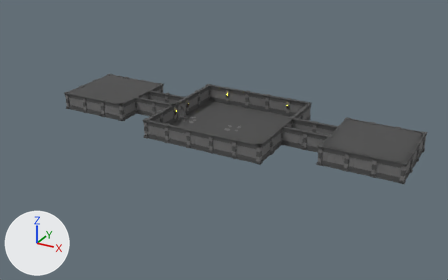
A saved change to the Blender file Dengeon/dungeon1.blend.
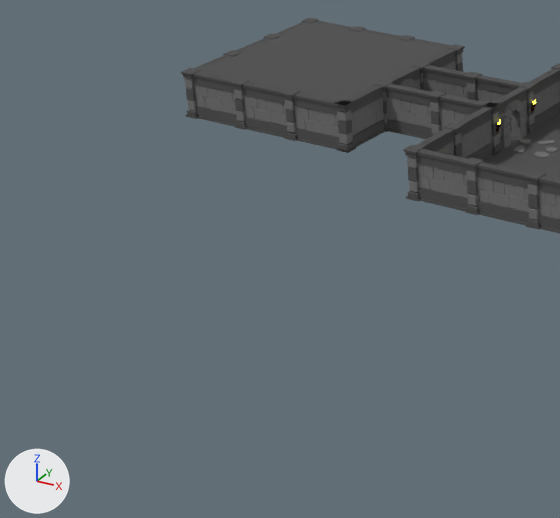
The first picture shows the older version from a camera (50 mm lens) standing at (63.3, -82.7, 39.9) and looking at (20.9, -5.7, 1.4). The close-ups show both versions on the part from 0% to 44% of the width and 24% to 89% of the height of that picture; other places that the commit changed are outside them. Every picture has the same lights, and +X, +Y and +Z are marked at lower left.

Before the edit, the objects in view are built like this:
```python
me_cube_050 = bpy.data.meshes.new('Cube.050')
me_cube_050.from_pydata(...)  # 434 vertices, 333 faces; spans x -0.42..0.42, y -0.42..4.01, z -1.53..1.51
# faces by material slot: [87, 246]
me_cube_050.materials.append(mat_gray)  # dark grey #4f4f4f
me_cube_050.materials.append(mat_light_grey)  # grey #727272
me_plane_003 = bpy.data.meshes.new('Plane.003')
me_plane_003.from_pydata([(-2.0, -2.0, 0.0), (2.0, -2.0, 0.0), (-2.0, 2.0, 0.0), (2.0, 2.0, 0.0)], [], [(0, 1, 3, 2)])
me_plane_003.materials.append(mat_gray)  # dark grey #4f4f4f
ob_pillar_040 = bpy.data.objects.new('Pillar.040', me_cube_050)
ob_pillar_040.location = (0.0, 8.0, 1.53)
ob_pillar_040.rotation_euler = (0.0, 0.0, -3.142)  # degrees (0, 0, -180)
ob_plane_041 = bpy.data.objects.new('Plane.041', me_plane_003)
ob_plane_041.location = (-10.0, 6.0, 3.0)
ob_plane_042 = bpy.data.objects.new('Plane.042', me_plane_003)
ob_plane_042.location = (-10.0, 2.0, 3.0)
ob_plane_044 = bpy.data.objects.new('Plane.044', me_plane_003)
ob_plane_044.location = (-6.0, 6.0, 3.0)
ob_plane_045 = bpy.data.objects.new('Plane.045', me_plane_003)
ob_plane_045.location = (-6.0, 2.0, 3.0)
ob_plane_046 = bpy.data.objects.new('Plane.046', me_plane_003)
ob_plane_046.location = (-6.0, -2.0, 3.0)
ob_plane_047 = bpy.data.objects.new('Plane.047', me_plane_003)
ob_plane_047.location = (-2.0, 6.0, 3.0)
ob_plane_048 = bpy.data.objects.new('Plane.048', me_plane_003)
ob_plane_048.location = (-2.0, 2.0, 3.0)
ob_plane_049 = bpy.data.objects.new('Plane.049', me_plane_003)
ob_plane_049.location = (-2.0, -2.0, 3.0)
# also in view: 'Tile 1' at (10.0, 2.0, 0.0); 'Door' at (8.0, 1.8, 1.5); 'Pillar.011' at (6.2, 0.0, 1.5); 'Pillar.021' at (18.2, -8.0, 1.5); 'Pillar.016' at (8.0, -2.2, 1.5)
```
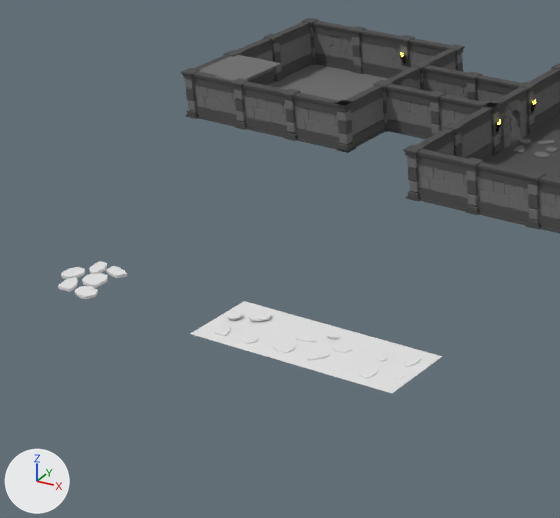
Diff of the bpy script that builds the scene:
```diff
--- a/Dengeon/dungeon1.blend.py
+++ b/Dengeon/dungeon1.blend.py
@@ me_plane_003 @@
 me_plane_003.from_pydata(...)  # 4 vertices, 1 face; spans x -2.0..2.0, y -2.0..2.0, z 0.0
-me_plane_003.materials.append(mat_gray)  # dark grey #4f4f4f
+me_plane_003.materials.append(mat_light_grey)  # grey #727272
@@ ob_tile_1_001 @@
 ob_tile_1_001 = bpy.data.objects.new('Tile 1.001', me_plane_010)
-ob_tile_1_001.location = (10.0, -10.0, 0.0)
-ob_tile_1_001.hide_set(True)  # its collection is switched off
+ob_tile_1_001.location = (10.0, -24.88, 0.0)
@@ ob_tile_2 @@
 ob_tile_2 = bpy.data.objects.new('Tile 2', me_plane_005)
-ob_tile_2.location = (14.0, -10.0, 0.0)
-ob_tile_2.hide_set(True)  # its collection is switched off
+ob_tile_2.location = (14.0, -24.88, 0.0)
@@ ob_tile_3 @@
 ob_tile_3 = bpy.data.objects.new('Tile 3', me_plane_006)
-ob_tile_3.location = (18.0, -10.0, 0.0)
-ob_tile_3.hide_set(True)  # its collection is switched off
+ob_tile_3.location = (18.0, -24.88, 0.0)
@@ ob_cube @@
 ob_cube = bpy.data.objects.new('Cube', me_cube_040)
-ob_cube.location = (-0.25, -11.26, 0.0)
+ob_cube.location = (-0.25, -24.71, 0.0)
 ob_cube.scale = (0.634, 0.634, 0.0731)
-ob_cube.hide_set(True)  # its collection is switched off
@@ ob_cube_001 @@
 ob_cube_001 = bpy.data.objects.new('Cube.001', me_cube_041)
-ob_cube_001.location = (-1.85, -11.26, 0.0)
+ob_cube_001.location = (-1.85, -24.7, 0.0)
 ob_cube_001.scale = (0.634, 0.634, 0.0731)
-ob_cube_001.hide_set(True)  # its collection is switched off
@@ ob_cube_002 @@
 ob_cube_002 = bpy.data.objects.new('Cube.002', me_cube_042)
-ob_cube_002.location = (0.38, -12.73, 0.0)
+ob_cube_002.location = (0.38, -26.18, 0.0)
 ob_cube_002.rotation_euler = (0.0, 0.0, -1.046)  # degrees (0, 0, -60)
 ob_cube_002.scale = (0.634, 0.634, 0.0731)
-ob_cube_002.hide_set(True)  # its collection is switched off
@@ ob_cube_003 @@
 ob_cube_003 = bpy.data.objects.new('Cube.003', me_cube_043)
-ob_cube_003.location = (-1.04, -12.22, 0.0)
+ob_cube_003.location = (-1.04, -25.67, 0.0)
 ob_cube_003.scale = (0.634, 0.634, 0.0731)
-ob_cube_003.hide_set(True)  # its collection is switched off
@@ ob_cube_004 @@
 ob_cube_004 = bpy.data.objects.new('Cube.004', me_cube_044)
-ob_cube_004.location = (-1.32, -10.21, 0.0)
+ob_cube_004.location = (-1.32, -23.65, 0.0)
 ob_cube_004.scale = (0.634, 0.634, 0.0731)
-ob_cube_004.hide_set(True)  # its collection is switched off
@@ ob_cube_005 @@
 ob_cube_005 = bpy.data.objects.new('Cube.005', me_cube_045)
-ob_cube_005.location = (0.06, -10.17, 0.0)
+ob_cube_005.location = (0.06, -23.61, 0.0)
 ob_cube_005.rotation_euler = (0.0, 0.0, -1.046)  # degrees (0, 0, -60)
 ob_cube_005.scale = (0.634, 0.634, 0.0731)
-ob_cube_005.hide_set(True)  # its collection is switched off
@@ ob_plane_041 @@
-ob_plane_041 = bpy.data.objects.new('Plane.041', me_plane_003)
-ob_plane_041.location = (-10.0, 6.0, 3.0)
@@ ob_plane_042 @@
-ob_plane_042 = bpy.data.objects.new('Plane.042', me_plane_003)
-ob_plane_042.location = (-10.0, 2.0, 3.0)
@@ ob_plane_044 @@
-ob_plane_044 = bpy.data.objects.new('Plane.044', me_plane_003)
-ob_plane_044.location = (-6.0, 6.0, 3.0)
@@ ob_plane_045 @@
-ob_plane_045 = bpy.data.objects.new('Plane.045', me_plane_003)
-ob_plane_045.location = (-6.0, 2.0, 3.0)
@@ ob_plane_046 @@
-ob_plane_046 = bpy.data.objects.new('Plane.046', me_plane_003)
-ob_plane_046.location = (-6.0, -2.0, 3.0)
@@ ob_plane_047 @@
-ob_plane_047 = bpy.data.objects.new('Plane.047', me_plane_003)
-ob_plane_047.location = (-2.0, 6.0, 3.0)
@@ ob_plane_049 @@
-ob_plane_049 = bpy.data.objects.new('Plane.049', me_plane_003)
-ob_plane_049.location = (-2.0, -2.0, 3.0)
```

Changed parts and their boxes (x1, y1, x2, y2) in the close-ups (560 x 518 px):
'Tile 3', shown
    after: (322, 337, 442, 393)
'Tile 2', shown
    after: (255, 319, 373, 373)
'Tile 1.001', shown
    after: (190, 301, 307, 353)
'Plane.046', deleted
    before: (246, 63, 331, 91)
'Plane.045', deleted
    before: (282, 46, 369, 73)
'Plane.049', deleted
    before: (297, 73, 376, 101)
'Plane.048', no longer drawn
    before: (332, 55, 413, 82)
'Plane.043', recoloured
    both: (199, 55, 281, 80)
'Plane.042', deleted
    before: (238, 38, 319, 63)
'Plane.044', deleted
    before: (321, 31, 401, 55)
'Plane.047', deleted
    before: (371, 40, 450, 64)
'Plane.028', recoloured
    both: (282, 64, 356, 89)
'Plane.041', deleted
    before: (278, 22, 353, 46)
'Plane.027', recoloured
    both: (324, 73, 388, 95)
'Plane.029', recoloured
    both: (267, 80, 322, 95)
'Cube', shown
    after: (82, 273, 108, 288)
'Plane.026', recoloured
    both: (312, 89, 355, 101)
'Cube.002', shown
    after: (75, 286, 98, 299)
'Cube.001', shown
    after: (61, 267, 85, 279)
'Cube.003', shown
    after: (58, 277, 78, 292)
'Cube.005', shown
    after: (106, 266, 127, 278)
'Cube.004', shown
    after: (89, 261, 107, 274)
'Pillar.038', unchanged, uncovered by the edit
    before: (349, 26, 401, 38)
    after: (349, 26, 402, 79)
'Pillar.037', unchanged, uncovered by the edit
    before: (302, 18, 353, 29)
    after: (302, 18, 355, 71)
'Pillar.036', unchanged, uncovered by the edit
    before: (264, 22, 308, 39)
    after: (264, 22, 313, 82)
